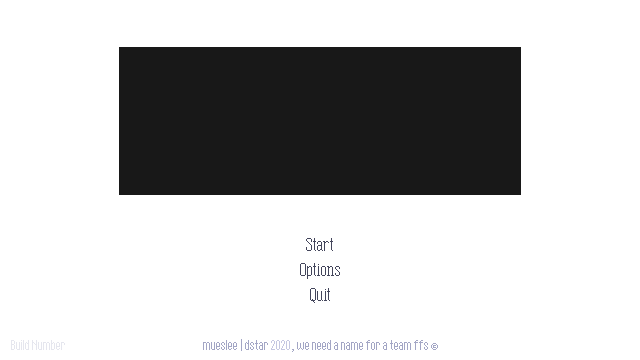
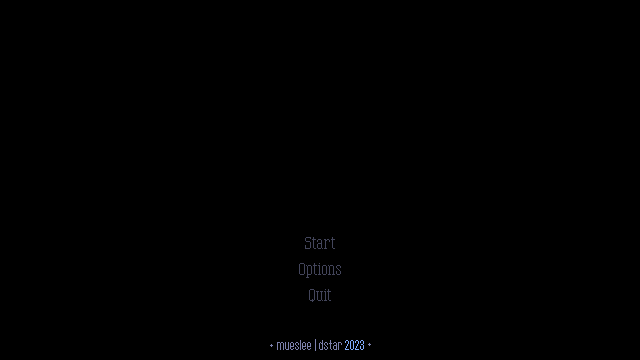
Before/after of a 640px x 360px layered artwork. What changed in the layer stack:
hid "logo" over box(119, 47, 521, 195)
hid "build" over box(11, 340, 65, 350)
"credits": opacity 70% → 100%, painted on it over box(203, 339, 438, 352)
painted on "start_0" over box(305, 237, 335, 251)
painted on "options_0" over box(299, 263, 341, 279)
painted on "quit_0" over box(309, 288, 331, 303)
showed "bg_temp" over box(0, 0, 640, 360)
